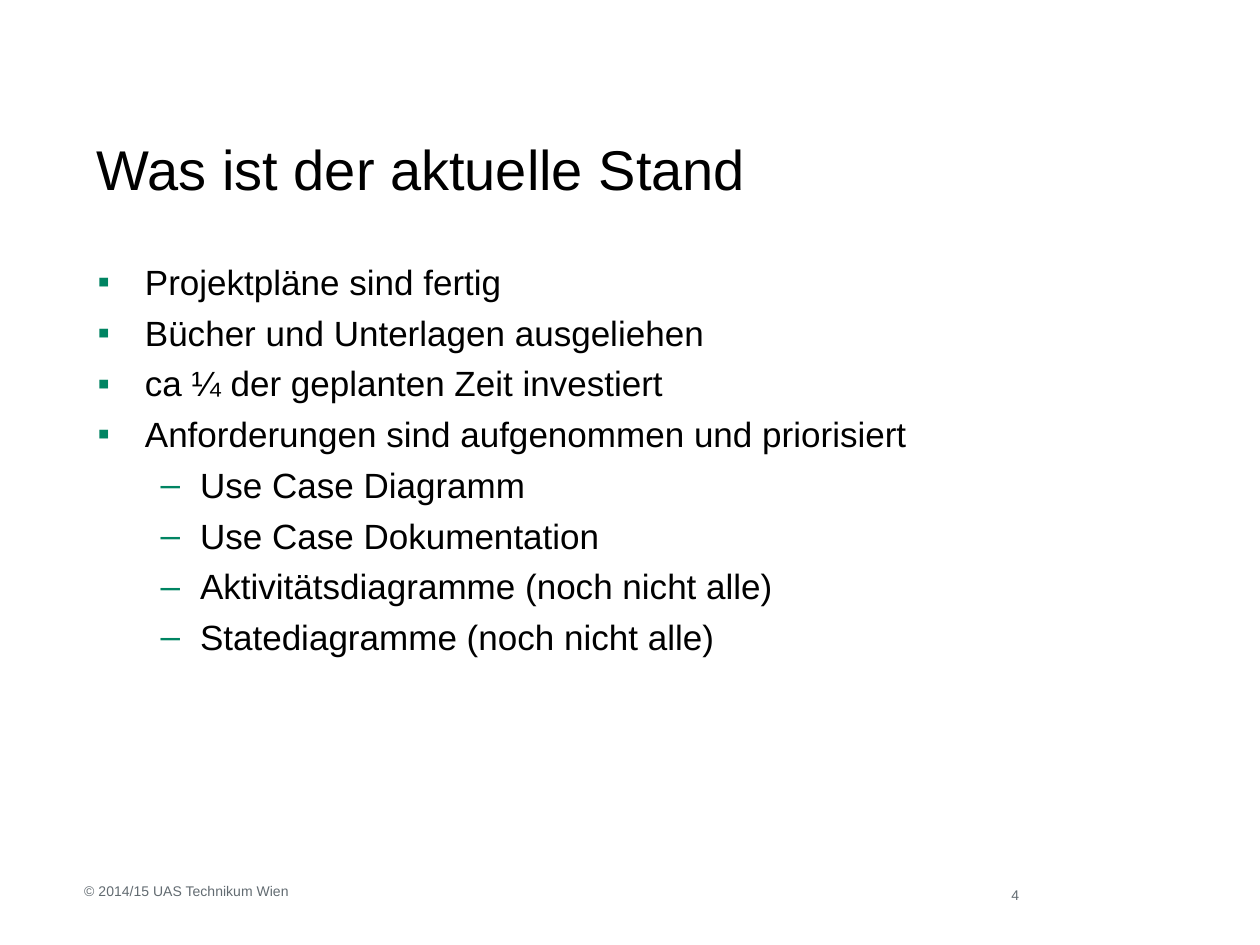
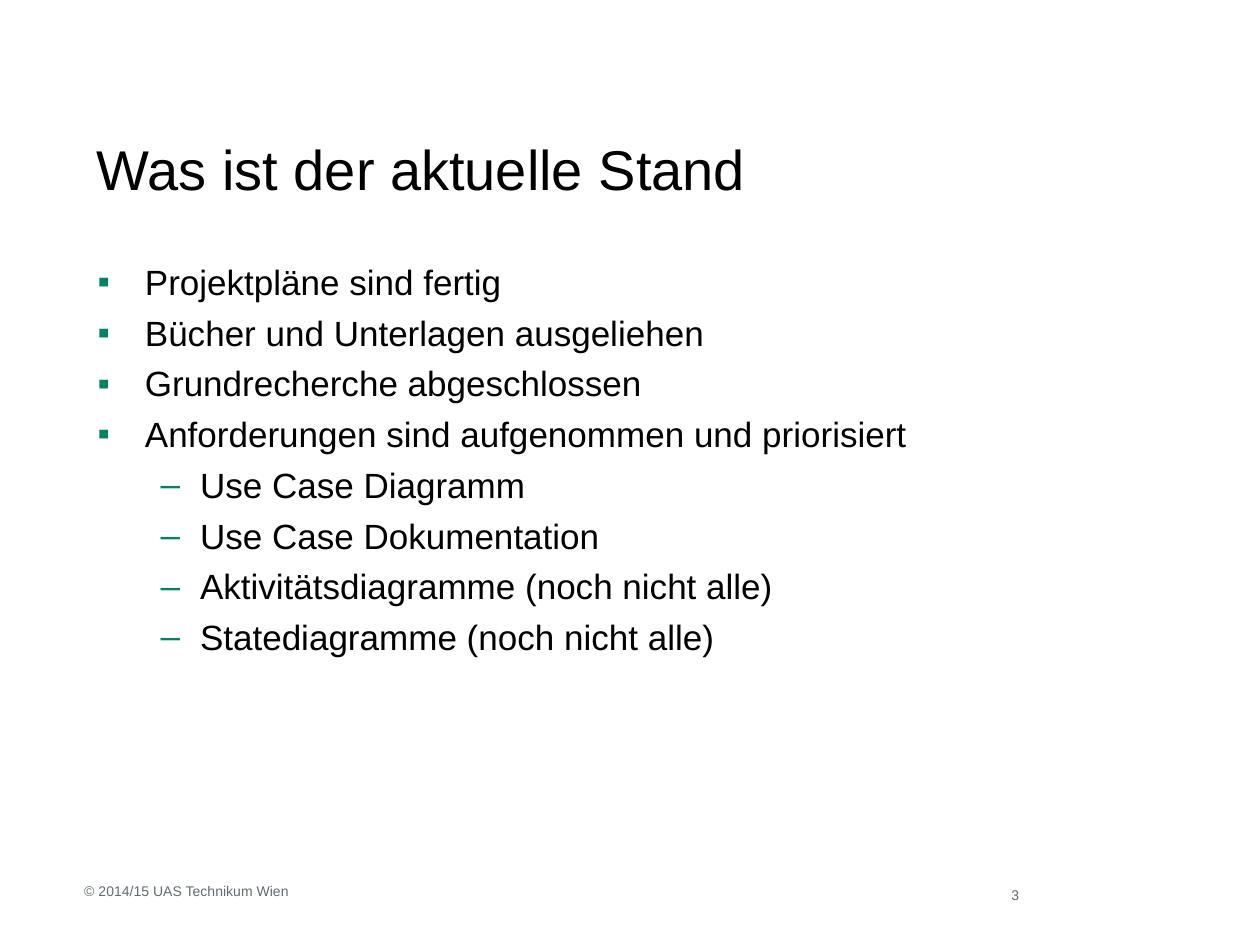
Before and after one commit to BernhardPosselt/master-thesis, a slide deck: slide 3 of project/Zwischenpräsentation.odp (slide 4 before the commit). Drawn at 1260x945 pixels with LibreOffice and Linux fonts; fonts in the diff are those of the drawing. Boxes give left, top, right and bottom in pixels: in the first picture for what was removed or moved away, otherwise in the second. Text is boxed around its words. In the diff, an @@ line names an element or a change of style, - is before the commit and + after.

Commit message:
add presentation

```diff
--- a/project/Zwischenpräsentation.odp
+++ b/project/Zwischenpräsentation.odp
@@ text at (145, 370, 642, 403): text changed @@
-▪ ca ¼ der geplanten Zeit investiert
+▪ Grundrecherche abgeschlossen
@@ page number at (1011, 890, 1019, 900): text changed @@
-4
+3
```
Also in this commit, not shown: 1 slide removed, 4 other files.
